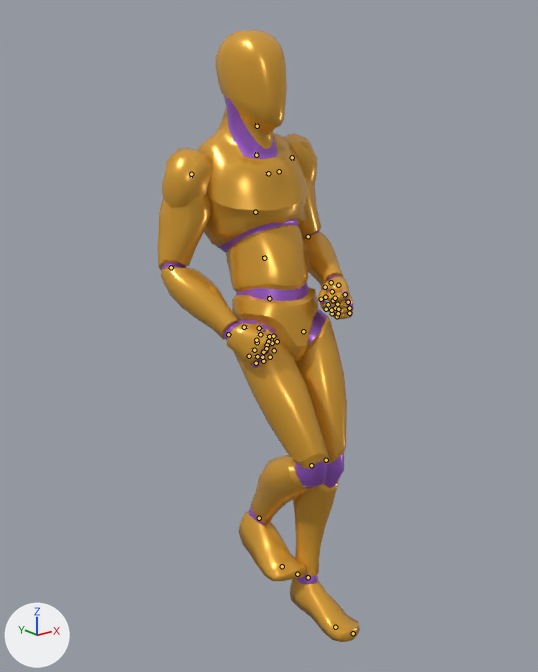
Renders of the glTF model apps/web/public/models/anim-library.glb from each side of a commit.
Camera for both pictures: a 50 mm camera at (-1.378, -1.65, 1.636) aimed at (-0.04, 0.023, 0.967). Lighting does not change. The marker at lower left points along +X, +Y and +Z. The first picture is the older version. Both versions are drawn at frame 2 of the action 'Rig|Run_Back_Loop'; the numbers are the values there. The bones that change, and the others that lie on the model, are drawn over the model as lines.

Names of what the first picture shows: 'Mannequin'.
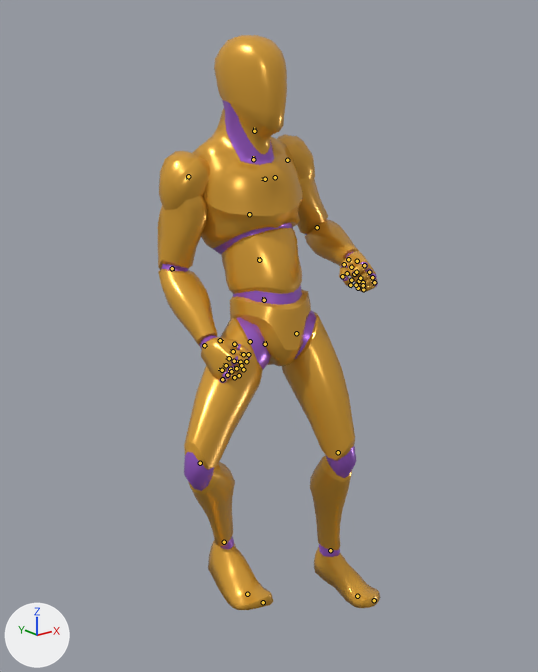
Where the change shows, as pixel boxes (x1, y1, x2, y2) in the pictures (538 x 672 px):
'Mannequin', posed (9% wider, 6% shorter)
    before: (157, 30, 360, 642)
    after: (158, 35, 380, 610)
bone 'pelvis', root to tip
    before: (272, 343) to (272, 340)
    after: (265, 344) to (265, 341)
bone 'spine_02', root to tip
    before: (264, 258) to (263, 255)
    after: (259, 260) to (259, 257)
bone 'spine_03', root to tip
    before: (255, 212) to (255, 209)
    after: (249, 214) to (249, 212)
bone 'Head', root to tip
    before: (257, 126) to (256, 123)
    after: (254, 131) to (254, 127)
bone 'upperarm_l', root to tip
    before: (292, 157) to (292, 160)
    after: (287, 160) to (288, 162)
bone 'lowerarm_l', root to tip
    before: (308, 236) to (309, 238)
    after: (317, 227) to (318, 228)
bone 'upperarm_r', root to tip
    before: (191, 174) to (191, 177)
    after: (188, 176) to (187, 179)
bone 'lowerarm_r', root to tip
    before: (171, 267) to (173, 269)
    after: (172, 268) to (173, 271)
bone 'thigh_l', root to tip
    before: (303, 331) to (304, 333)
    after: (296, 333) to (297, 334)
bone 'calf_l', root to tip
    before: (326, 460) to (325, 461)
    after: (338, 452) to (338, 453)
bone 'foot_l', root to tip
    before: (308, 577) to (308, 578)
    after: (330, 550) to (331, 551)
bone 'thigh_r', root to tip
    before: (256, 340) to (257, 341)
    after: (250, 341) to (249, 342)
bone 'calf_r', root to tip
    before: (311, 465) to (311, 466)
    after: (200, 463) to (200, 464)
bone 'foot_r', root to tip
    before: (259, 518) to (259, 519)
    after: (224, 542) to (224, 543)

The edits, one by one:
Bone 'pelvis' (bone_pelvis) moves from (0.0, 9e-05, -9e-05) to (0.0, -0.00011, -0.0004).
Bone 'pelvis' (bone_pelvis) turns from (-23, -3, -1) to (-20, -3, -1) degrees about its own x, y and z.
Bone 'spine_02' (bone_spine_02) turns from (8, 2, 4) to (4, 2, 5) degrees about its own x, y and z.
Bone 'spine_03' (bone_spine_03) turns from (25, -2, 4) to (31, -2, 3) degrees about its own x, y and z.
Bone 'Head' (bone_head) turns from (-2, -1, -2) to (-3, 4, -4) degrees about its own x, y and z.
Bone 'upperarm_l' (bone_upperarm_l) turns from (11, 40, -70) to (13, 30, -56) degrees about its own x, y and z.
Bone 'lowerarm_l' (bone_lowerarm_l) turns from (72, -14, 6) to (85, -16, 7) degrees about its own x, y and z.
Bone 'upperarm_r' (bone_upperarm_r) turns from (11, -30, 64) to (11, -9, 73) degrees about its own x, y and z.
Bone 'lowerarm_r' (bone_lowerarm_r) turns from (59, 9, 4) to (50, 9, 3) degrees about its own x, y and z.
Bone 'thigh_l' (bone_thigh_l) turns from (0, -4, 2) to (-3, -1, -9) degrees about its own x, y and z.
Bone 'calf_l' (bone_calf_l) turns from (23, 2, 0) to (29, 2, 0) degrees about its own x, y and z.
Bone 'foot_l' (bone_foot_l) turns from (8, 3, -4) to (2, -6, 4) degrees about its own x, y and z.
Bone 'thigh_r' (bone_thigh_r) turns from (-11, 1, -8) to (-8, 53, 33) degrees about its own x, y and z.
Bone 'calf_r' (bone_calf_r) turns from (71, -1, 0) to (72, -1, 0) degrees about its own x, y and z.
Bone 'foot_r' (bone_foot_r) turns from (-22, -2, 5) to (9, -43, -48) degrees about its own x, y and z.
